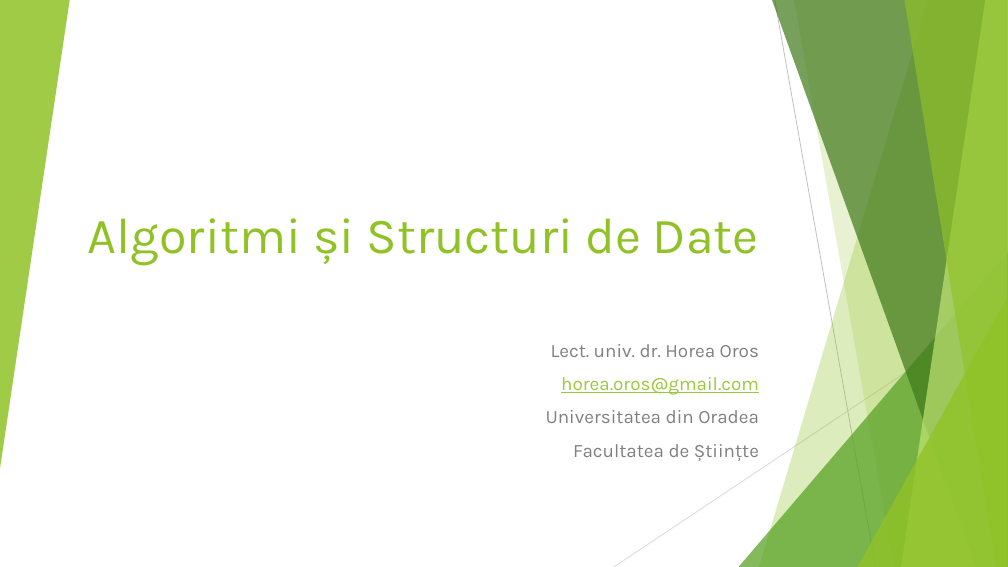
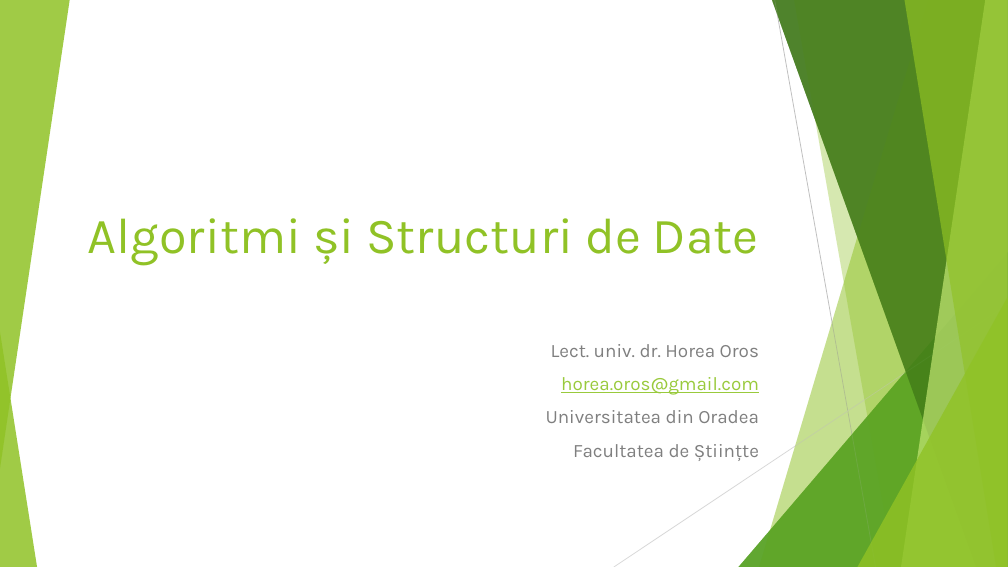
Before and after one commit to HoreaOros/ASD2015, a slide deck: slide 1 of ASD.pptx. Drawn at 1008x567 pixels with LibreOffice and Linux fonts; fonts in the diff are those of the drawing. Boxes give left, top, right and bottom in pixels: in the first picture for what was removed or moved away, otherwise in the second. Text is boxed around its words. In the diff, an @@ line names an element or a change of style, - is before the commit and + after.

Commit message:
Updated the pdf and pptx with the #4 fix

```diff
--- a/ASD.pptx
+++ b/ASD.pptx
@@ freeform shape at bbox=[772, 0, 1008, 567]: fill #3F7819 at 70% opacity to #3F7818 at 70% opacity @@
@@ freeform shape at bbox=[901, 0, 1008, 567]: fill #C0E474 at 70% opacity to #BFE471 at 70% opacity @@
@@ group added at bbox=[739, 0, 1008, 567]: 5 freeform shapes, 2 triangles @@
@@ line (1008, 305) - (614, 567): stroke #D9D9D9 0.75 pt to #D8D8D8 0.75 pt @@
@@ triangle added at bbox=[0, 332, 37, 567], fill #90C226 at 85% opacity @@
@@ subtitle at bbox=[546, 344, 759, 461]: text colour #808080 to #7F7F7F in "Lect. univ. dr. Horea Oros", "Universitatea din Oradea", "Facultatea de Științte"; less space between paragraphs @@
```
Also in this commit, not shown: 239 other slides changed, 1 other file.
